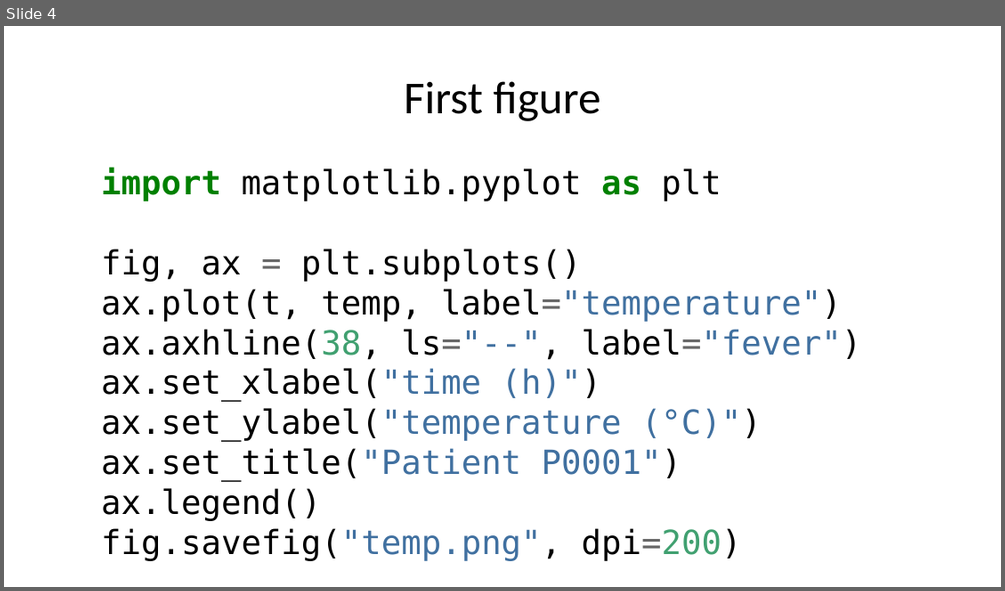
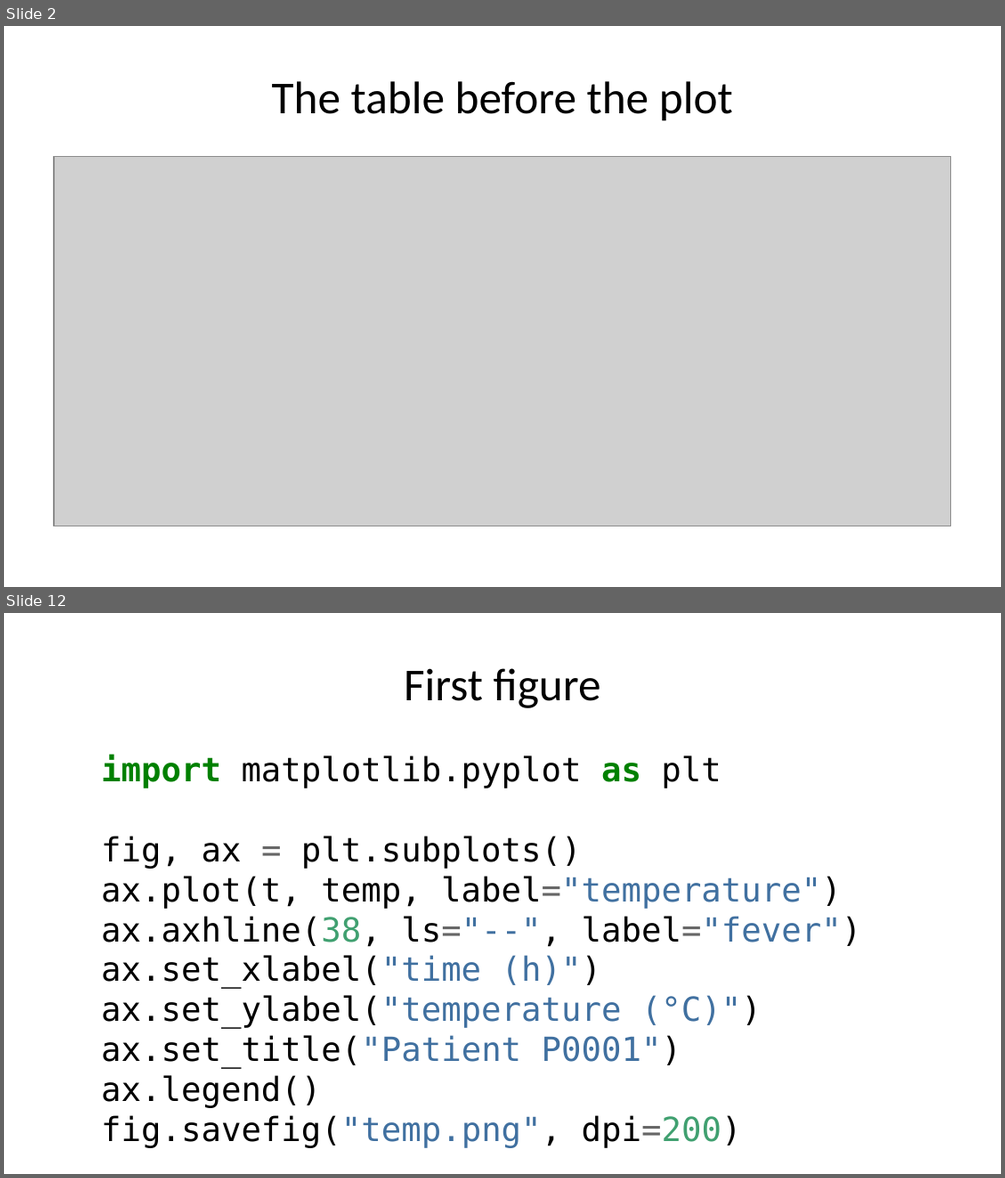
Before and after one commit to MICS-Lab/MS_SanteNum2026, a slide deck: Programming01/Session04/slides.pptx. Shown one above the other, each under a label of ours: slide 4 before the commit, slides 2 and 12 after it; the slides between them are not shown. The pictures are 1005x591 and 1005x1178 pixels, drawn with LibreOffice and Linux fonts; fonts in the diff are those of the drawing; grey boxes stand for pictures. Boxes give left, top, right and bottom in pixels: in the first picture for what was removed or moved away, otherwise in the second. Text is boxed around its words. In the diff, an @@ line names an element or a change of style, - is before the commit and + after.

```diff
--- a/Programming01/Session04/slides.pptx
+++ b/Programming01/Session04/slides.pptx
@@ slide 2 added at (4,26,1001,587), background #FFFFFF @@
@@ title added at (272,81,733,121), 33 pt, text #000000 @@
+The table before the plot
@@ picture added at (54,157,951,526) @@
@@ what was slide 4 is now slide 12 @@
```
Also in this commit, not shown: 1 slide changed, 7 other slides added, 16 other files.
